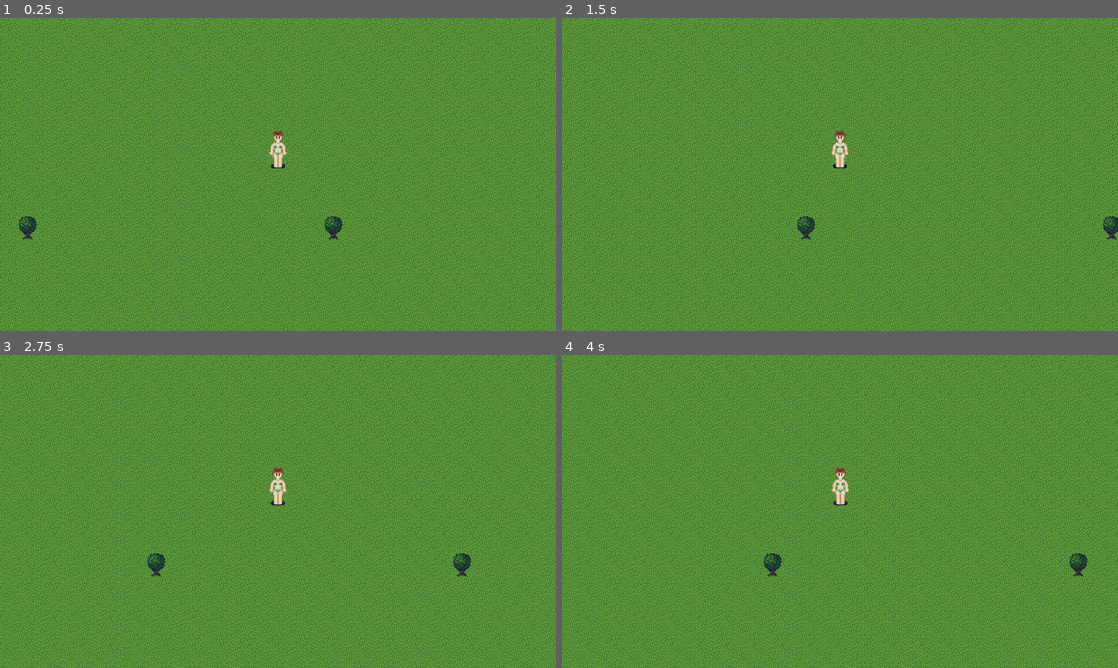
Above: before the commit, frames 1-4 (two rows, left to right).
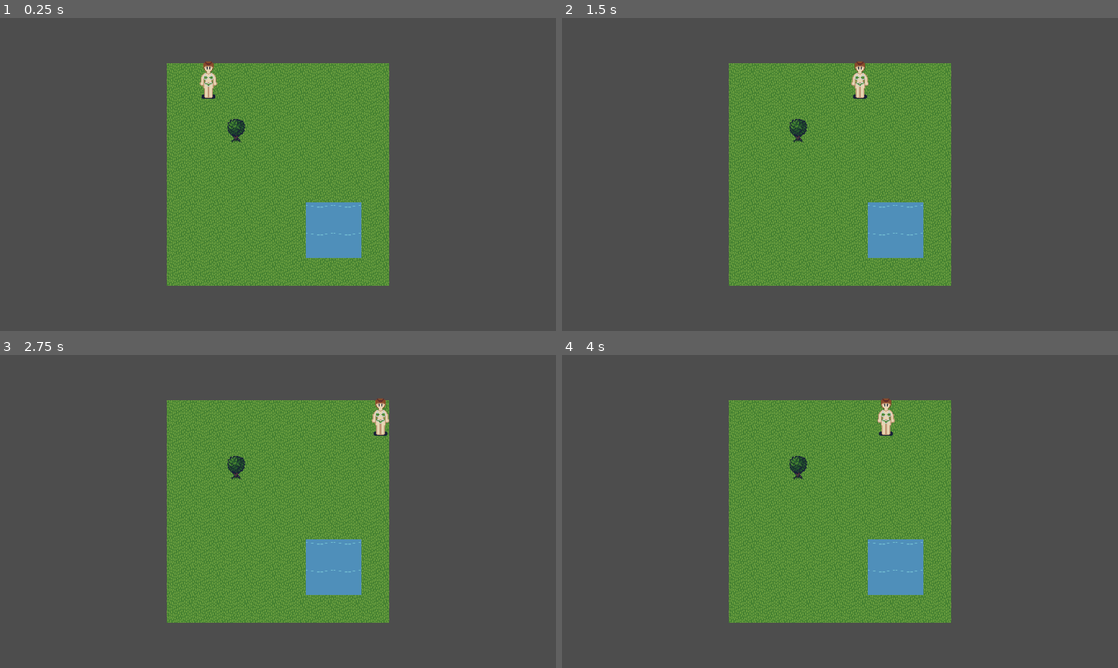
Above: after the commit, the same moments.

Repository: HuyNguyen260398/rp1
Game: Godot game, scene res://scenes/main.tscn
Two runs of this game, one before a commit and one after it. Both use one fixed random seed, a clock stepped at 60 frames per second and the inputs below.
Inputs (mouse positions are in pixels of both pictures, inside the frame that each line leads up to):
- Up to frame 1 (0.25 s): no input
- Up to frame 2 (1.5 s): tap Enter at 0.5 s; move the mouse to (962, 158) at 0.52 s; hold D (move_right) 0.53-1.25 s; hold Shift 0.53-1.25 s; click (962, 158) at 0.67 s; drag from (728, 190) to (812, 237) at 1.27 s
- Up to frame 3 (2.75 s): tap Space at 2 s; move the mouse to (333, 442) at 2.02 s; hold D (move_right) from 2.03 s (still down); tap Ctrl at 2.1 s
- Up to frame 4 (4 s): release D (move_right) at 2.75 s; drag from (812, 574) to (673, 464) at 2.77 s; tap Enter at 3.5 s; move the mouse to (1006, 558) at 3.52 s; hold A (move_left) from 3.53 s (still down); tap Alt at 3.6 s

The runs differ from the first frame. In frame 1, 83% of the frame differs, in the area x 0-100%, y 0-100%; in frame 2, 82%; in frame 3, 82%; in frame 4, 83%.

Commit message:
feat: boot into the authored zone
_build_debug_zone() is gone. It was the one place the project knowingly
broke its own first content rule, and its own comment scheduled its
deletion for this phase.

The spawn point now comes from zone.json. Player.spawn's ring search
stays exactly as it is: its comment says it exists because "a hardcoded
spawn is what Phase 4's authored zone breaks silently", and an authored
spawn is precisely when a ring search starts earning its keep.

Co-Authored-By: Claude Opus 5 <noreply@anthropic.com>
Claude-Session: https://claude.ai/code/session_01W2m1eMrfUc2aUn2UARSLDE

Diff:
--- a/src/presentation/main.gd
+++ b/src/presentation/main.gd
@@ -1,15 +1,12 @@
 extends Node2D
-## Phase 3a entry point: build a debug zone and draw it.
+## Entry point: load the authored zone and draw it.
 ##
-## The zone generated here is scaffolding, not content. It is the one
-## place this phase knowingly bends the "all content lives in data/*.json"
-## rule, and it bends it for a fixture rather than for content. Phase 4
-## replaces _build_debug_zone() with a zone authored as data.
+## The world is data. Everything drawn here comes from data/zone/home/ and
+## data/*.json; this file contains no content and no layout.
 
-const ZONE_SIZE: Vector2i = Vector2i(128, 128)
-const POND_CENTRE: Vector2i = Vector2i(40, 40)
-const POND_RADIUS: int = 8
-const TREE_SPACING: int = 11
+## Exported rather than hardcoded: a res:// path in logic is the thing the
+## content rules exist to prevent. Phase 5's New World flow sets this.
+@export var zone_dir: String = "res://data/zone/home"
 
 var _renderer: ZoneRenderer = null
 var _entity_renderer: EntityRenderer = null
@@ -37,7 +34,16 @@
 	for e: String in art_errs:
 		push_error("tileset: %s" % e)
 
-	var zone: Zone = _build_debug_zone(registry)
+	var load_result: ZoneLoadResult = ZoneLoader.load_zone(zone_dir, registry)
+	for e: String in load_result.errors:
+		push_error("zone: %s" % e)
+	if load_result.zone == null:
+		# There is no sensible fallback world. CI gate 7 exists so this
+		# state never reaches a build; if it happens anyway, say so loudly
+		# rather than rendering an empty screen with no explanation.
+		push_error("zone failed to load from %s; nothing to render" % zone_dir)
+		return
+	var zone: Zone = load_result.zone
 	var painted: int = _renderer.render_zone(zone)
 	_renderer.zone = zone
 
@@ -57,7 +63,9 @@
 	_player = Player.new()
 	_player.name = "Player"
 	add_child(_player)
-	var pid: int = _player.spawn(zone, registry, _collision, zone.size_tiles / 2)
+	var spawn_near: Vector2i = Vector2i(
+		floori(load_result.player_spawn.x), floori(load_result.player_spawn.y))
+	var pid: int = _player.spawn(zone, registry, _collision, spawn_near)
 	print("RP1 player spawned at %s" % zone.entities.get_position(pid))
 
 	_camera = FollowCamera.new()
@@ -66,31 +74,3 @@
 	_camera.setup(zone)
 	_camera.target_id = pid
 	_camera.make_current()
-
-
-## TEMPORARY -- deleted in Phase 4 when zones are authored as data.
-func _build_debug_zone(registry: ContentRegistry) -> Zone:
-	var zone: Zone = Zone.new("debug", ZONE_SIZE)
-	var grass: int = registry.numeric_of("grass")
-	var water: int = registry.numeric_of("water")
-	var oak: int = registry.numeric_of("oak_tree")
-
-	for y: int in range(ZONE_SIZE.y):
-		for x: int in range(ZONE_SIZE.x):
-			var w: Vector2i = Vector2i(x, y)
-			var in_pond: bool = Vector2(w - POND_CENTRE).length() <= float(POND_RADIUS)
-			zone.set_terrain(w, water if in_pond else grass)
-			# A lattice, skipping the pond, so the result is easy to eyeball.
-			if not in_pond and x % TREE_SPACING == 0 and y % TREE_SPACING == 0:
-				zone.set_object(w, oak)
-
-	# Flags are derived from content, never hand-set. Setting them here
-	# from terrain alone is what left the oaks standing on walkable tiles.
-	Walkability.recompute_zone(zone, registry)
-
-	# The initial paint below is a full render_zone(), not a dirty-driven
-	# repaint, so the dirty flags this generator set are not pending work
-	# for the renderer. recompute_zone() dirties chunks as it writes, so
-	# this must stay AFTER it.
-	zone.clear_dirty()
-	return zone
